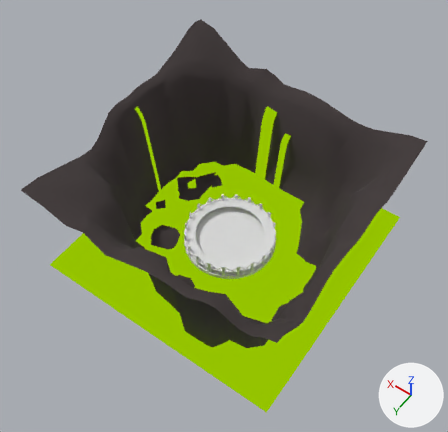
Two versions of the glTF model maps/sandbox/meshes/mire_landscape.glb, one commit apart.
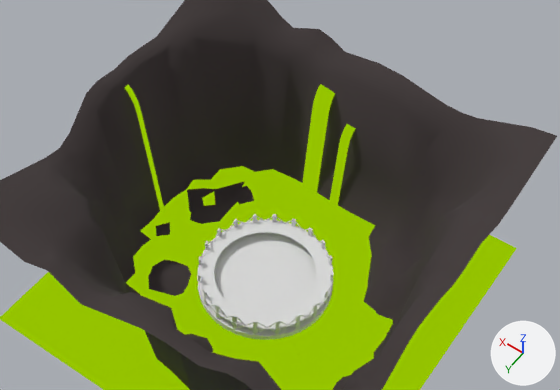
Each version is shown whole from a 50 mm lens placed at (-28.8, 41.7, 70.3), pointed at (0.2, 1.1, 6.5), then close up on the part from 11% to 96% of the width and 11% to 73% of the height. The lights are fixed; the arrows at lower right show +X, +Y and +Z. Where no turn or scale is listed for an object, it has been applied to the vertices. Vertices at the same position are counted once.

Before the edit, the objects in view are built like this:
```python
me_cube_001 = bpy.data.meshes.new('Cube.001')
me_cube_001.from_pydata(...)  # 1280 vertices, 2240 faces; spans x -6.25..6.23, y -6.24..6.24, z -1.0..1.0
me_cube_001.materials.append(mat_mat_scaffold)  # white #e7e7e7
me_plane = bpy.data.meshes.new('Plane')
me_plane.from_pydata([(-17.5, -17.5, 0.0), (17.5, -17.5, 0.0), (-17.5, 17.5, 0.0), (17.5, 17.5, 0.0)], [], [(0, 1, 3), (0, 3, 2)])
me_plane.materials.append(mat_mat_ocean)  # black #000000
me_plane_002 = bpy.data.meshes.new('Plane.002')
me_plane_002.from_pydata(...)  # 10 vertices, 8 faces; spans x -0.5..0.5, y -1.34..0.0, z 0.0..10.0
me_plane_002.materials.append(mat_mat_ocean)  # black #000000
# before: 2 (-0.5, -1.34, 10.0), 3 (0.5, -1.34, 10.0)
ob_cube_002 = bpy.data.objects.new('Cube.002', me_cube_001)
ob_cube_002.location = (0.0, 0.0, 1.62)
ob_ocean = bpy.data.objects.new('Ocean', me_plane)
ob_ocean.location = (0.0, 0.0, 0.0)
ob_waterfall = bpy.data.objects.new('Waterfall', me_plane_002)
ob_waterfall.location = (0.0, -11.88, -0.19)
ob_waterfall.rotation_euler = (0.115, 0.0, 0.0)  # degrees (6.6, 0, 0)
ob_waterfall_001 = bpy.data.objects.new('Waterfall.001', me_plane_002)
ob_waterfall_001.location = (13.32, -1.14, -0.19)
ob_waterfall_001.rotation_euler = (0.115, 0.0, 1.534)  # degrees (6.6, 0, 88)
ob_waterfall_001.scale = (0.565, 1.0, 1.61)
ob_waterfall_002 = bpy.data.objects.new('Waterfall.002', me_plane_002)
ob_waterfall_002.location = (3.07, -12.14, -0.19)
ob_waterfall_002.rotation_euler = (0.115, 0.0, 0.0506)  # degrees (6.6, 0, 2.9)
ob_waterfall_002.scale = (1.76, 1.0, 1.26)
# also in view: 'PlatformPiece.005' at (0.0, 0.0, 0.3); 'Cliffs' at (0.0, 0.0, 7.5); 'PlatformPiece.001' at (0.0, 0.0, 1.6)
```
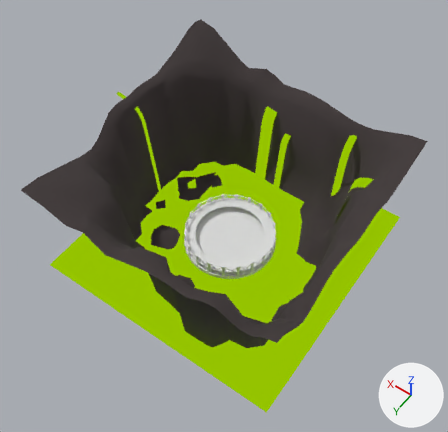
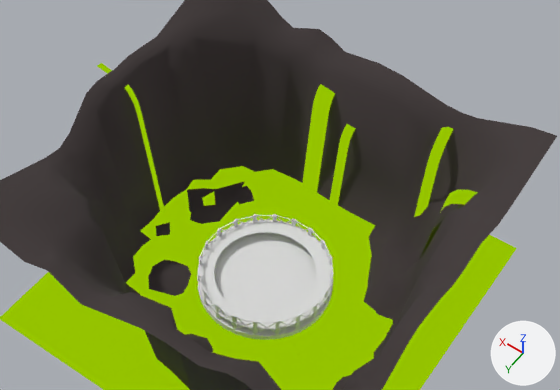
Where the change shows, as pixel boxes [x1, y1, x2, y2] in the close-ups (560 x 390 px; the box of a moved part takes in the faces that stretch with it):
'Cube.002', reshaped
    before: [198, 214, 334, 335]
    after: [198, 214, 333, 335]
'Waterfall.003', added
    after: [414, 127, 453, 217]
'Waterfall.001', reshaped
    before: [125, 85, 165, 213]
    after: [97, 63, 165, 213]
'Waterfall.004', added
    after: [441, 190, 478, 211]
part 1 of me_plane_002, added
    after: [97, 63, 478, 205]
part 2 of me_cube_001, moved or reshaped
    before: [198, 214, 334, 326]
    after: [198, 214, 333, 326]

Patch to the scene script:
```diff
--- a/maps/sandbox/meshes/mire_landscape.glb.py
+++ b/maps/sandbox/meshes/mire_landscape.glb.py
@@ me_plane_002 @@
 me_plane_002.from_pydata(...)  # 10 vertices, 8 faces; spans x -0.5..0.5, y -1.34..0.0, z 0.0..10.0
 # used by ob_waterfall; location = (0.0, -11.88, -0.19); rotation_euler = (0.115, 0.0, 0.0), in degrees (6.6, 0, 0)
 # verts and faces of me_plane_002; kept vertices keep their numbers, new ones are numbered from 10
+# me_plane_002 part 1
+verts[10] = (-0.5, -3.91, 10.47)
+verts[11] = (0.5, -3.91, 10.47)
+faces += [(2, 3, 11), (2, 11, 10)]
 me_plane_002.materials.append(mat_mat_ocean)
@@ me_cube_001 @@
 # used by ob_cube_002; location = (0.0, 0.0, 1.62)
-me_cube_001.from_pydata(...)  # 1280 vertices, 2240 faces; spans x -6.25..6.23, y -6.24..6.24, z -1.0..1.0
+me_cube_001.from_pydata(...)  # 1600 vertices, 2800 faces; spans x -6.25..6.23, y -6.24..6.24, z -1.0..1.0
+# me_cube_001 part 2: 316 vertices moved from x -6.22..6.2, y -6.21..6.21, z -1.0..1.0 to x -6.23..6.2, y -6.21..6.21, z -1.0..1.0; 5 vertices removed from x -6.11..-6.08, y -0.77..0.3, z -0.85..0.31; 325 vertices added at x -6.2..6.18, y -6.19..6.19, z -0.85..0.99
 me_cube_001.materials.append(mat_mat_scaffold)
@@ ob_waterfall_004 @@
+ob_waterfall_004 = bpy.data.objects.new('Waterfall.004', me_plane_002)
+ob_waterfall_004.location = (-11.07, -9.19, 2.48)
+ob_waterfall_004.rotation_euler = (0.119, 0.0, -1.386)  # degrees (6.8, 0, -79)
+ob_waterfall_004.scale = (1.77, 1.0, 1.0)
@@ ob_waterfall_003 @@
+ob_waterfall_003 = bpy.data.objects.new('Waterfall.003', me_plane_002)
+ob_waterfall_003.location = (-9.27, -11.57, 2.48)
+ob_waterfall_003.rotation_euler = (0.119, 0.0, 0.166)  # degrees (6.8, 0, 9.5)
```
